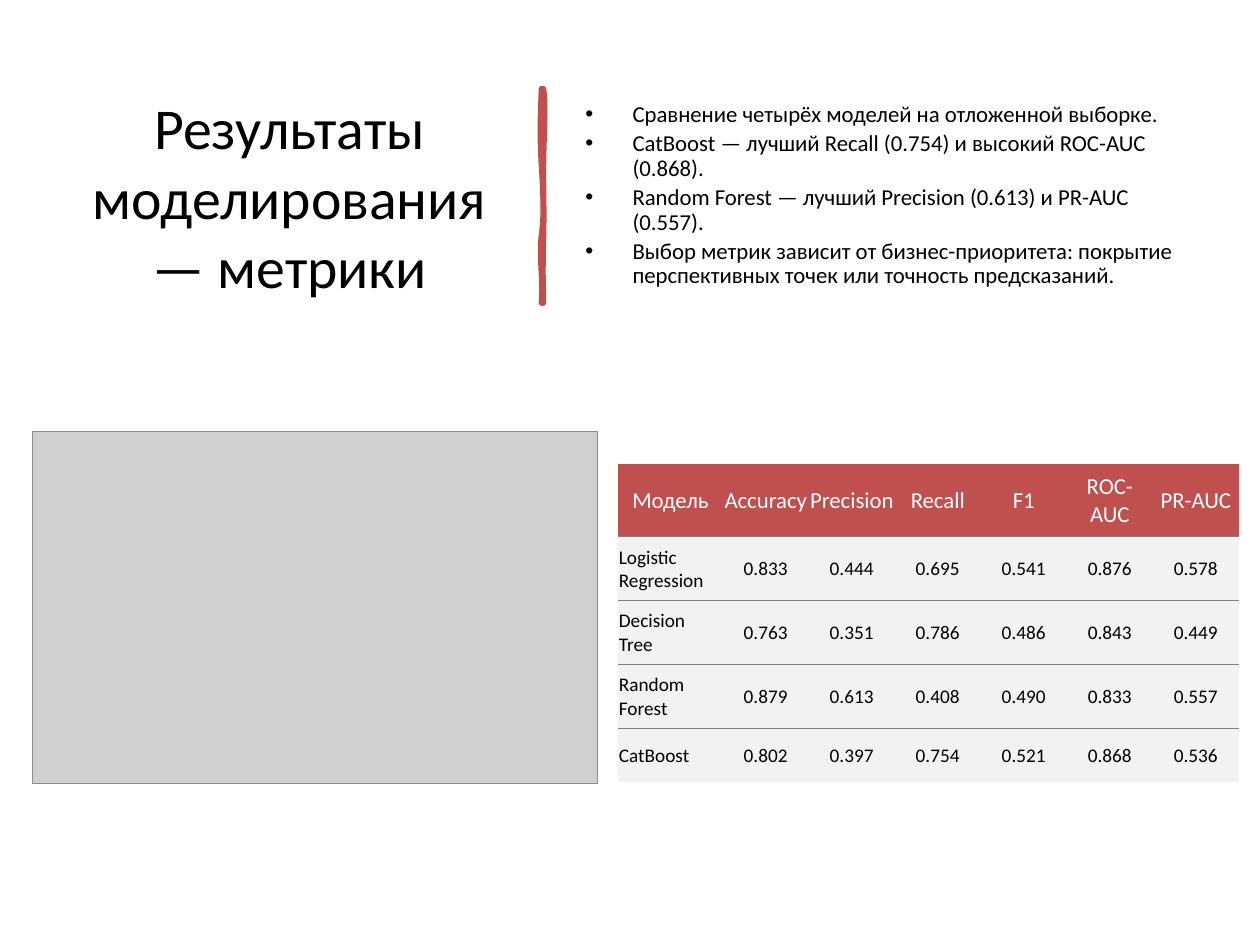
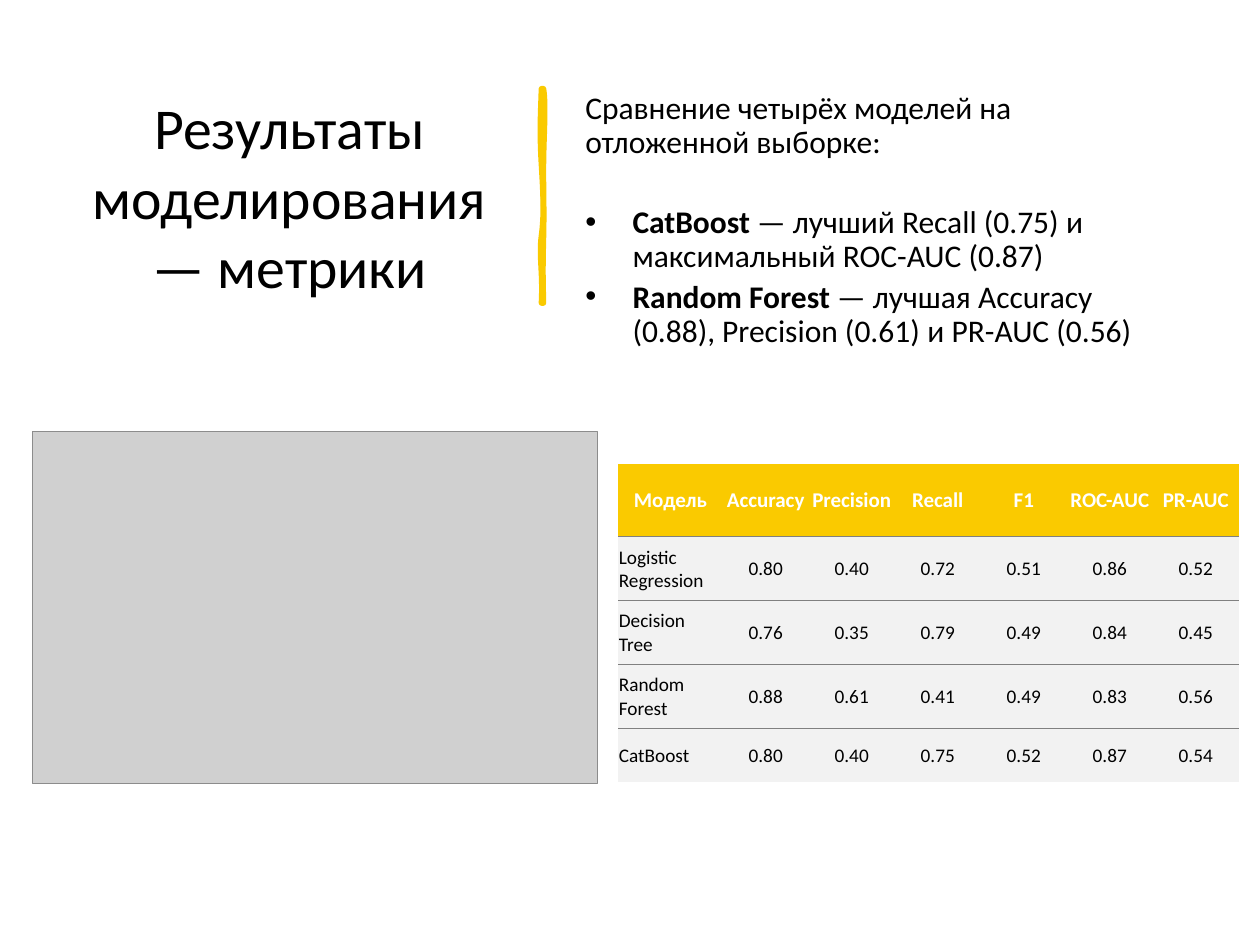
Before and after one commit to antgursky/final-project-atm-analysis, a slide deck: slide 14 of notebooks/Gursky_ATM.pptx. Drawn at 1260x945 pixels with LibreOffice and Linux fonts; fonts in the diff are those of the drawing; grey boxes stand for pictures; background and template pictures are left out. Boxes give left, top, right and bottom in pixels: in the first picture for what was removed or moved away, otherwise in the second. Text is boxed around its words. In the diff, an @@ line names an element or a change of style, - is before the commit and + after.

```diff
--- a/notebooks/Gursky_ATM.pptx
+++ b/notebooks/Gursky_ATM.pptx
@@ freeform shape at (541,89,542,303): fill #C0504D to #FACA00; outline #C0504D 3.25 pt to #FACA00 3.25 pt @@
@@ text at (585,97,1131,346): text changed; size 13 to 18 pt @@
-• Сравнение четырёх моделей на отложенной выборке.
-• CatBoost — лучший Recall (0.754) и высокий ROC-AUC (0.868).
-• Random Forest — лучший Precision (0.613) и PR-AUC (0.557).
-• Выбор метрик зависит от бизнес-приоритета: покрытие перспективных точек или точность предсказаний.
+Сравнение четырёх моделей на отложенной выборке:
+• CatBoost — лучший Recall (0.75) и максимальный ROC-AUC (0.87)
+• Random Forest — лучшая Accuracy (0.88), Precision (0.61) и PR-AUC (0.56)
@@ table at (619,464,1237,779) @@
-row 2: Logistic Regression | 0.833 | 0.444 | 0.695 | 0.541 | 0.876 | 0.578
+row 2: Logistic Regression | 0.80 | 0.40 | 0.72 | 0.51 | 0.86 | 0.52
-row 3: Decision Tree | 0.763 | 0.351 | 0.786 | 0.486 | 0.843 | 0.449
+row 3: Decision Tree | 0.76 | 0.35 | 0.79 | 0.49 | 0.84 | 0.45
-row 4: Random Forest | 0.879 | 0.613 | 0.408 | 0.490 | 0.833 | 0.557
+row 4: Random Forest | 0.88 | 0.61 | 0.41 | 0.49 | 0.83 | 0.56
-row 5: CatBoost | 0.802 | 0.397 | 0.754 | 0.521 | 0.868 | 0.536
+row 5: CatBoost | 0.80 | 0.40 | 0.75 | 0.52 | 0.87 | 0.54
@@ fill #C0504D to #FACA00 in row 1 @@
@@ size 13 to 12 pt, bold on in "Модель", "Accuracy", "Precision", "Recall" and 3 more places @@
```
Also in this commit, not shown: 16 other slides changed, 4 other files.
